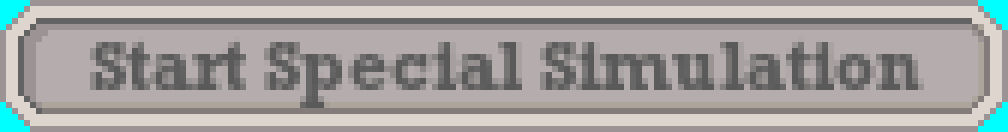
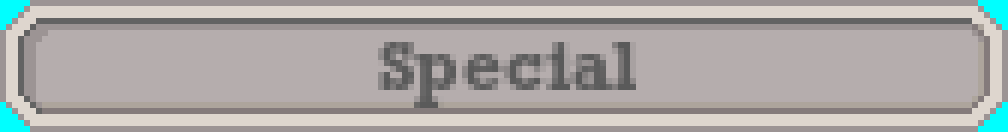
Comparing the layer stacks of the two 1008x132 images. Changes:
renamed "Start Special Simulation" to "Special", painted on it over [left=90, top=36, right=924, bottom=108]
